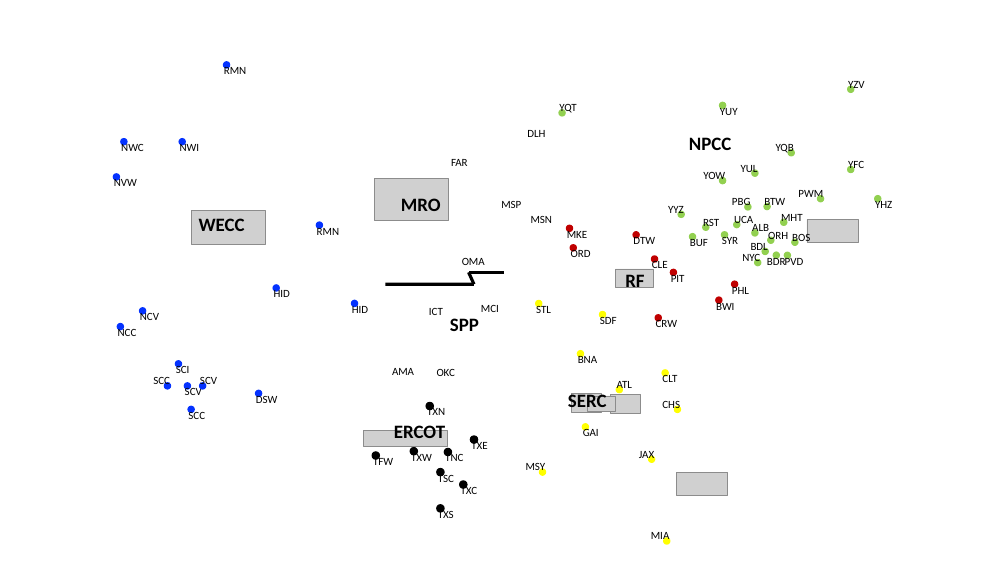
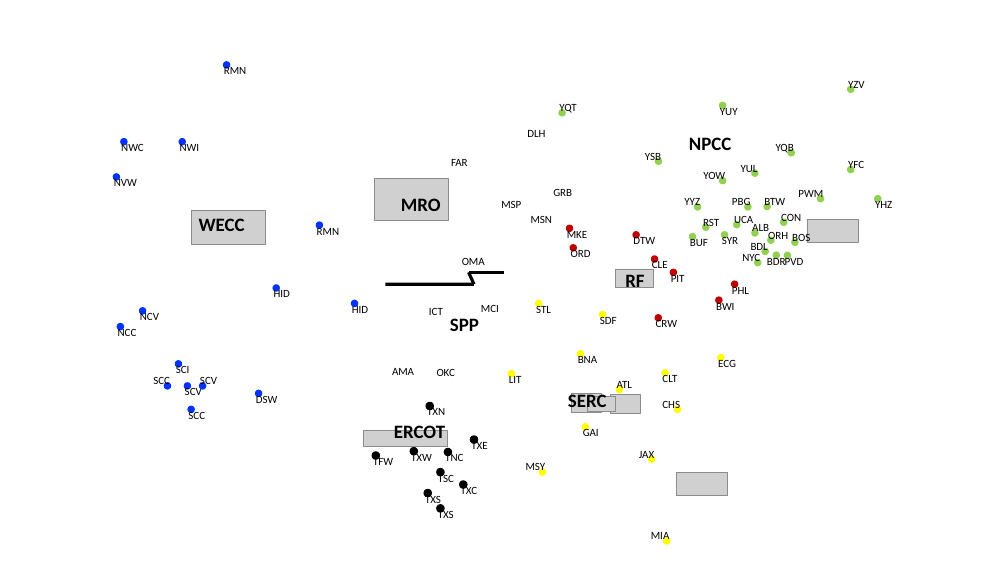
Before and after one commit to slacgismo/loadinsight, a slide deck: slide 1 of nercmap/citymap.pptx. Drawn at 1008x567 pixels with LibreOffice and Linux fonts; fonts in the diff are those of the drawing; grey boxes stand for pictures; background and template pictures are left out. Boxes give left, top, right and bottom in pixels: in the first picture for what was removed or moved away, otherwise in the second. Text is boxed around its words. In the diff, an @@ line names an element or a change of style, - is before the commit and + after.

```diff
--- a/nercmap/citymap.pptx
+++ b/nercmap/citymap.pptx
@@ ellipse added at (655,157,662,165), fill #92D050, 10.5 pt, text #000000 @@
+YSB
@@ ellipse added at (566,194,573,202), fill #FFFFFF, 10.5 pt, text #000000 @@
+GRB
@@ ellipse "YYZ": place and size @@
-ellipse "YYZ" at (678,211,685,219)
+ellipse "YYZ" at (694,203,702,211)
@@ text in ellipse at (781,214,801,224): text changed @@
-MHT
+CON
@@ ellipse added at (718,354,725,361), fill #FFFF00, 10.5 pt, text #000000 @@
+ECG
@@ ellipse added at (508,370,516,377), fill #FFFF00, 10.5 pt, text #000000 @@
+LIT
@@ ellipse added at (424,489,432,497), fill #000000, outline #000000 1 pt, 10.5 pt, text #000000 @@
+TXS
```
Also in this commit, not shown: 4 other slides changed.
